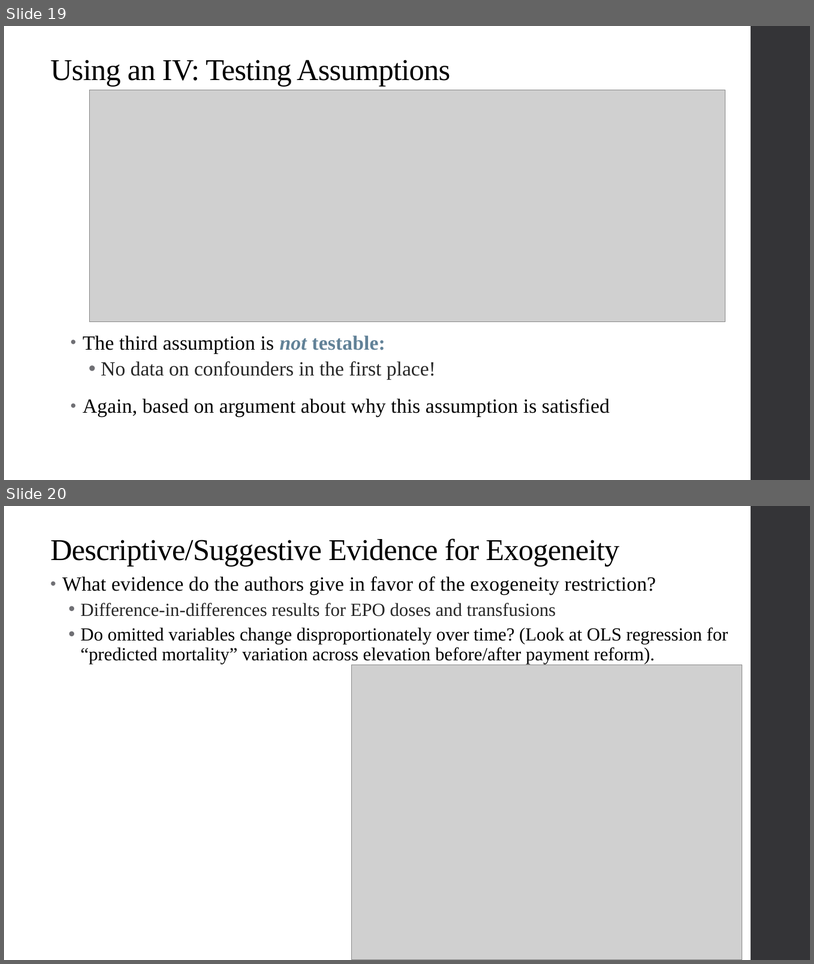
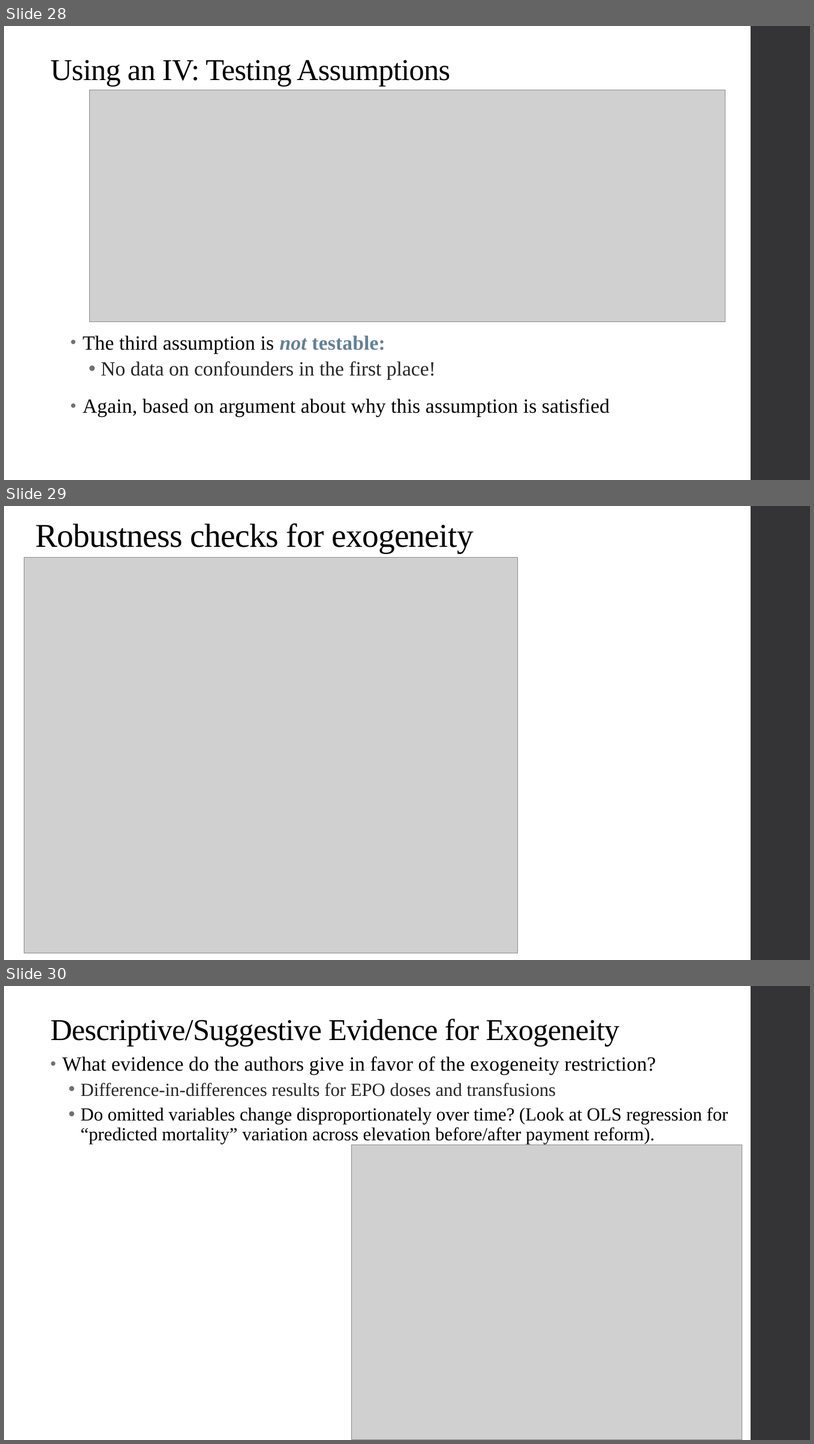
Before and after one commit to alex-hoagland/HAD5744, a slide deck: Lecture08_IV2/Lecture08_IVEstimation2.pptx. Shown one above the other, each under a label of ours: slides 19 and 20 before the commit, slides 28, 29 and 30 after it. The pictures are 814x964 and 814x1444 pixels, drawn with LibreOffice and Linux fonts; fonts in the diff are those of the drawing; grey boxes stand for pictures. Boxes give left, top, right and bottom in pixels: in the first picture for what was removed or moved away, otherwise in the second. Text is boxed around its words. In the diff, an @@ line names an element or a change of style, - is before the commit and + after.

```diff
--- a/Lecture08_IV2/Lecture08_IVEstimation2.pptx
+++ b/Lecture08_IV2/Lecture08_IVEstimation2.pptx
@@ slide 29 added at [4,506,810,960], background #FFFFFF; not listed: 1 template element that a slide beside it also shows @@
@@ title added at [35,523,474,553], 39.6 pt, text #000000 @@
+Robustness checks for exogeneity
@@ picture added at [24,558,518,953] @@
@@ what was slide 19 is now slide 28 @@
@@ what was slide 20 is now slide 30 @@
```
Also in this commit, not shown: 9 slides changed, 21 other slides added, 3 slides removed, 5 other files.
